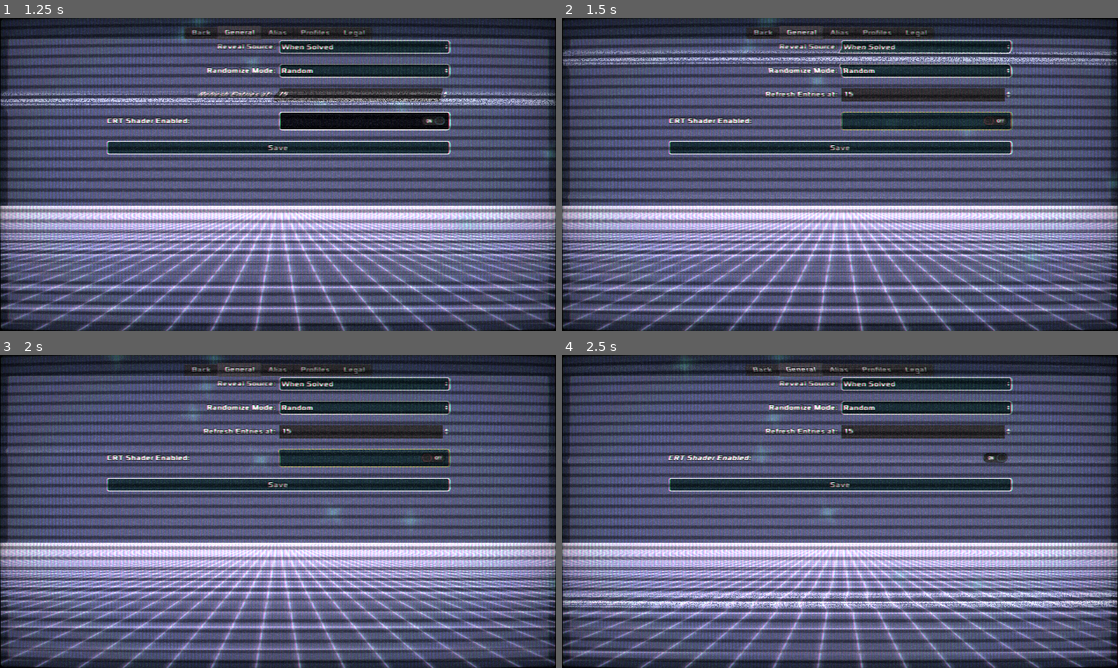
Above: before the commit, frames 1-4 (two rows, left to right).
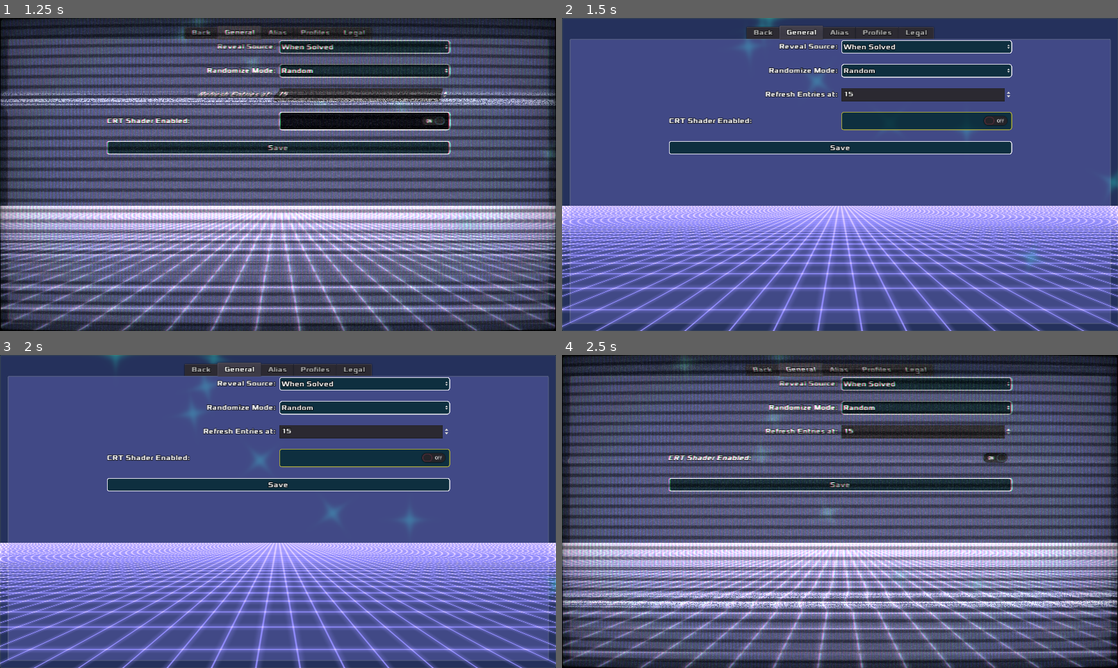
Above: after the commit, the same moments.

Repository: zacryol/spindle-of-serendipity
Game: Godot game, scene res://game/menus/MainMenu.tscn
The game is run twice, just before and just after one commit, with the same random seed, the same clock (stepped at 60 frames per second) and the same inputs.
Inputs (mouse positions are in pixels of both pictures, inside the frame that each line leads up to):
- Up to frame 1 (1.25 s): click "Settings" at 0.5 s
- Up to frame 2 (1.5 s): click (928, 121) at 1.25 s
- Up to frame 3 (2 s): no input
- Up to frame 4 (2.5 s): tap Enter at 2 s; tap Backspace at 2.1 s

Frame 1 is identical in both runs. In frame 2, 79% of the frame differs, in the area x 0-100%, y 0-100%; in frame 3, 79%; in frame 4, nothing differs.

Commit message:
toggle crt shader works now

Diff:
--- a/godot/game/menus/settings/General.gd
+++ b/godot/game/menus/settings/General.gd
@@ -24,11 +24,13 @@
 onready var source_options: OptionButton = $Scroll/List/RevealSource/OptionButton
 onready var rand_options: OptionButton= $Scroll/List/RandMode/OptionButton
 onready var refr_options: SpinBox = $Scroll/List/Refresh/SpinBox
+onready var crt_option := $Scroll/List/CRTShader/CheckButton as CheckButton
 
 func _ready():
 	source_options.select(GlobalVars.settings["source"])
 	rand_options.select(GlobalVars.settings["rand"])
 	refr_options.value = GlobalVars.settings["refresh"]
+	crt_option.pressed = GlobalVars.settings.crt_on
 
 
 func _on_source_option_selected(id):
@@ -48,4 +50,5 @@
 
 
 func _on_CheckButton_toggled(button_pressed: bool) -> void:
-	pass
+	GlobalVars.settings.crt_on = button_pressed
+	FxManager.toggle_crt(button_pressed)
--- a/godot/system/singletons/FXManager.gd
+++ b/godot/system/singletons/FXManager.gd
@@ -1,16 +1,8 @@
 extends Node
 
-
-# Declare member variables here. Examples:
-# var a: int = 2
-# var b: String = "text"
+func _ready() -> void:
+	toggle_crt(GlobalVars.settings.crt_on)
 
 
-# Called when the node enters the scene tree for the first time.
-func _ready() -> void:
-	pass # Replace with function body.
-
-
-# Called every frame. 'delta' is the elapsed time since the previous frame.
-#func _process(delta: float) -> void:
-#	pass
+func toggle_crt(on: bool):
+	$FrontShader/TextureRect.visible = on
--- a/godot/system/singletons/GlobalVars.gd
+++ b/godot/system/singletons/GlobalVars.gd
@@ -79,18 +79,6 @@
 	randomize()
 	OS.min_window_size = Vector2(1024, 576)
 
-#	var layer := CanvasLayer.new()
-#	add_child(layer)
-#	var screen := TextureRect.new()
-#	screen.texture = NoiseTexture.new()
-#	screen.texture.width = 1280
-#	screen.texture.height = 720
-##	screen.texture = get_tree().root.get_texture()
-#	layer.add_child(screen)
-#	screen.mouse_filter = screen.MOUSE_FILTER_IGNORE
-#	layer.layer = 25
-#	screen.material = preload("res://crt_shadermaterial.tres")
-
 
 func _input(event: InputEvent) -> void:
 	if event.is_action_pressed("fullscreen"):
